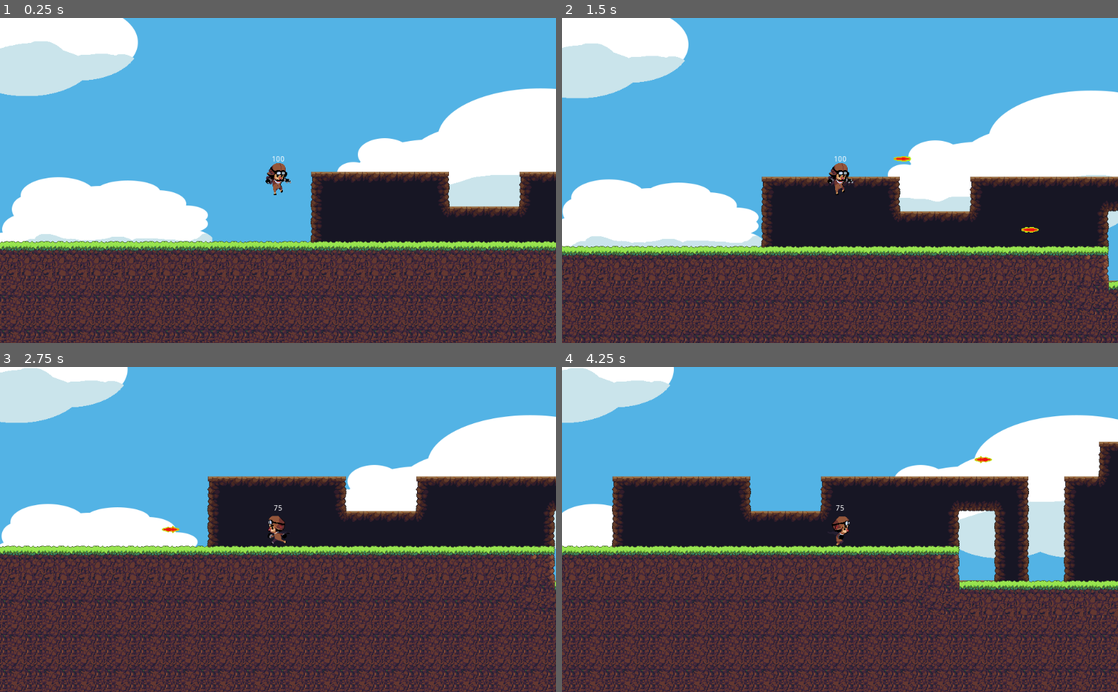
Above: before the commit, frames 1-4 (two rows, left to right).
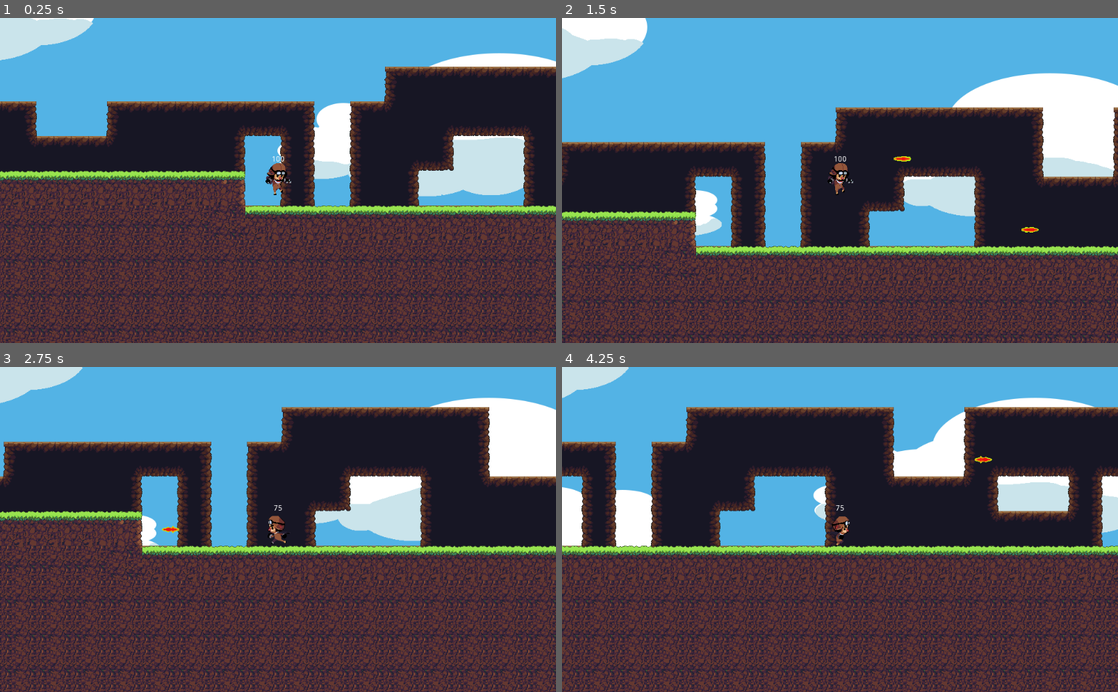
Above: after the commit, the same moments.

Repository: MiloTranseunte/Fantastica
Game: Godot game, scene res://WorldsScenes/1_JungleWorld/JungleWorld.tscn
Two runs of this game, one before a commit and one after it. Both use one fixed random seed, a clock stepped at 60 frames per second and the inputs below. The engine's default icon, where the game draws it, is replaced by a stand-in: a white triangle on a blue panel in a dark square.
Inputs (mouse positions are in pixels of both pictures, inside the frame that each line leads up to):
- Up to frame 1 (0.25 s): no input
- Up to frame 2 (1.5 s): move the mouse to (962, 164) at 0.52 s; hold J (shoot) 0.53-1.28 s; hold D (goRight) from 0.53 s (still down); tap W (Jump) at 0.77 s; move the mouse to (728, 196) at 1.27 s; tap J (shoot) at 1.35 s
- Up to frame 3 (2.75 s): tap W (Jump) at 1.52 s; move the mouse to (333, 458) at 2.02 s; release D (goRight) at 2.03 s; hold A (goLeft) from 2.03 s (still down); hold J (shoot) from 2.03 s (still down); tap O (takeDamage) at 2.1 s
- Up to frame 4 (4.25 s): move the mouse to (812, 594) at 2.77 s; release A (goLeft) at 2.78 s; release J (shoot) at 2.78 s; hold D (goRight) from 2.78 s (still down); tap J (shoot) at 2.85 s; tap W (Jump) at 3.02, 3.77 s; move the mouse to (1006, 578) at 3.52 s; hold J (shoot) from 3.53 s (still down)

The runs differ from the first frame. In frame 1, 62% of the frame differs, in the area x 0-100%, y 0-100%; in frame 2, 46%; in frame 3, 50%; in frame 4, 53%.

Commit message:
Minor improvements
Improvements in take the distance in the launcher an set a limit or a range where it can translate

Diff:
--- a/Entities/Enemies/Launcher/Launcher.gd
+++ b/Entities/Enemies/Launcher/Launcher.gd
@@ -5,12 +5,18 @@
 
 const UP = Vector2(0, -1)
 # const GRAVITY = 20
-export (float) var angle = 45
-export (float) var shoot_force = 50
 
-export (float) var gravity = 100
-export (float) var velocity = 40
+export (float) var gravity = 5
+export (float) var velocity = 2
 export (Vector2) var motion = Vector2()
+
+export (float) var max_distance = 700
+
+export (int) var _shoot_direction_axis = -1 # could be -1 or 1
+
+export (int) var facing = 1
+
+var first_pos = self.get_global_position()
 
 # Survival variables
 var is_dead = false
@@ -20,7 +26,7 @@
 var can_shoot = true
 const FORCE_BALL = preload("res://Powers/enemyPowers/force_ball/force_ball.tscn")
 
-var facing = 1
+
 
 var animation_playing
 
@@ -35,9 +41,10 @@
 	is_dead = true
 	motion = Vector2(0,0)
 	$animation.play("dead")
-	yield($animation, "animation_finished")
 	$areaDetection/detectionShape.disabled = true
 	$entityCollision.disabled = true
+	yield($animation, "animation_finished")
+
 	queue_free()
 	pass
 
@@ -57,7 +64,7 @@
 			var force_ball = FORCE_BALL.instance()
 			get_parent().add_child(force_ball)
 			force_ball.position = force_ball_pos
-			force_ball.launch(_shoot_direction)
+			force_ball.launch(_shoot_direction, _shoot_direction_axis)
 
 			force_ball.beforeVanish()
 
@@ -67,18 +74,19 @@
 			force_ball = FORCE_BALL.instance()
 			get_parent().add_child(force_ball)
 			force_ball.position = force_ball_pos
-			force_ball.launch(_shoot_direction)
+			force_ball.launch(_shoot_direction, _shoot_direction_axis)
 
 			force_ball.beforeVanish()
 
 		can_shoot = true
 		attacking = false
 
+
 func _physics_process(delta):
 
 	motion.y += gravity - gravity
 
-	print($distanceGround.get_collision_point())
+	# print($distanceGround.get_collision_point())
 
 	$Label.text = str($launcher_health.get_health())
 
@@ -88,7 +96,20 @@
 
 		motion.x = velocity * facing
 
-		motion = move_and_slide(motion, UP)
+		if self.get_global_position().x > abs(first_pos.x + max_distance) or self.get_global_position().x < abs(first_pos.x - max_distance):
+			first_pos.x = get_global_position().x
+			facing *= -1
+
+		var collide = move_and_collide(motion)
+
+		if collide:
+			_on_impact(collide.normal)
+
+
 
 	if is_on_wall():
 		facing *= -1
+
+func _on_impact(normal):
+	facing *= -1
+	pass
--- a/Entities/Enemies/Launcher/Launcher.tscn
+++ b/Entities/Enemies/Launcher/Launcher.tscn
@@ -83,7 +83,6 @@
 
 [node name="areaDetection" type="Area2D" parent="."]
 editor/display_folded = true
-visible = false
 script = ExtResource( 28 )
 
 [node name="detectionShape" type="CollisionShape2D" parent="areaDetection"]
@@ -99,4 +98,6 @@
 [node name="distanceGround" type="RayCast2D" parent="."]
 enabled = true
 cast_to = Vector2( 0, 150 )
-collision_mask = 2
+collision_mask = 4
+collide_with_areas = true
+collide_with_bodies = false
--- a/Powers/enemyPowers/force_ball/force_ball.gd
+++ b/Powers/enemyPowers/force_ball/force_ball.gd
@@ -10,7 +10,7 @@
 # to take into account: get_viewport().get_mouse_position()
 
 func beforeVanish():
-	$Timer.set_wait_time(1)
+	$Timer.set_wait_time(4)
 	$Timer.start()
 
 func _physics_process(delta):
@@ -24,8 +24,8 @@
 	pass
 
 
-func launch(direction):
-	velocity = THROW_VELOCITY * Vector2(direction, -1) # segundo término, cambia entre (1) y (-1)
+func launch(direction, _shoot_direction_axis):
+	velocity = THROW_VELOCITY * Vector2(direction, _shoot_direction_axis) # segundo término, cambia entre (1) y (-1)
 
 
 func _on_impact(normal : Vector2):
--- a/WorldsScenes/1_JungleWorld/JungleWorld.tscn
+++ b/WorldsScenes/1_JungleWorld/JungleWorld.tscn
@@ -505,7 +505,7 @@
 script = ExtResource( 1 )
 
 [node name="Player" parent="." instance=ExtResource( 2 )]
-position = Vector2( 260, 870 )
+position = Vector2( 1020, 1000 )
 Next_World = "res://WorldsScenes/1_JungleWorld/JungleWorld.tscn"
 
 [node name="TileMap" type="TileMap" parent="."]
@@ -566,10 +566,20 @@
 shape = SubResource( 51 )
 
 [node name="Launcher" parent="." instance=ExtResource( 7 )]
-position = Vector2( 1350, 970 )
+position = Vector2( 1970, 932 )
+
+[node name="Launcher2" parent="." instance=ExtResource( 7 )]
+position = Vector2( 1670, 1060 )
+_shoot_direction_axis = 1
+facing = -1
+
+[node name="Launcher3" parent="." instance=ExtResource( 7 )]
+position = Vector2( 2650, 860 )
+max_distance = 100.0
+_shoot_direction_axis = 1
 
 [node name="EvilClone" parent="." instance=ExtResource( 8 )]
-position = Vector2( 2040, 1010 )
+position = Vector2( 3060, 1020 )
 collision_mask = 13
 
 [node name="Spikes" parent="." instance=ExtResource( 9 )]
